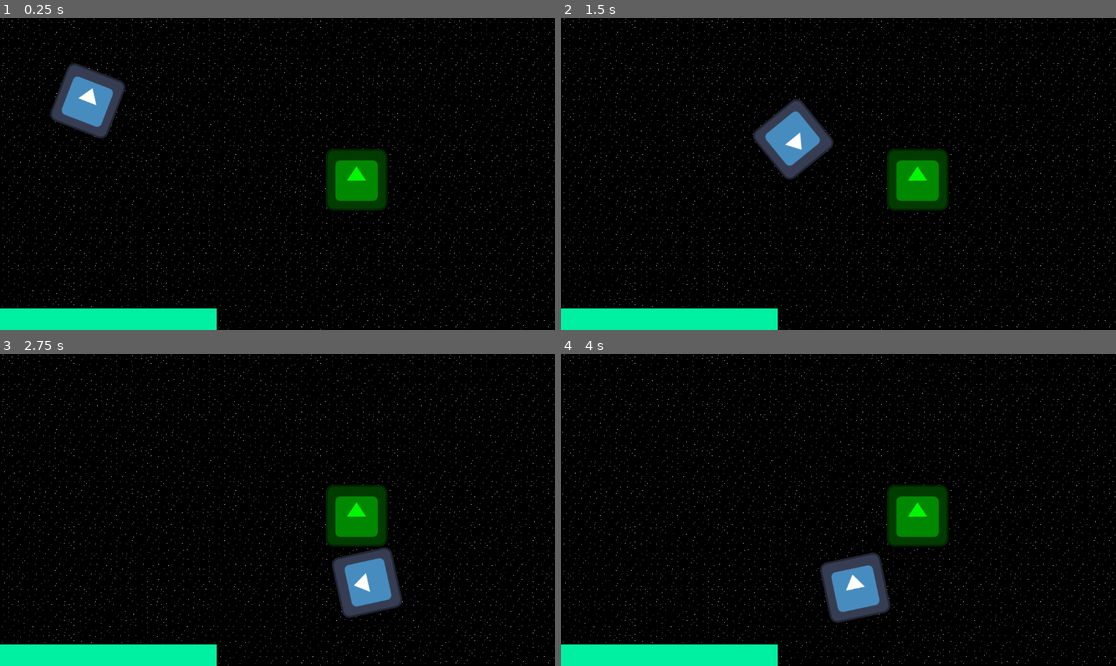
Above: before the commit, frames 1-4 (two rows, left to right).
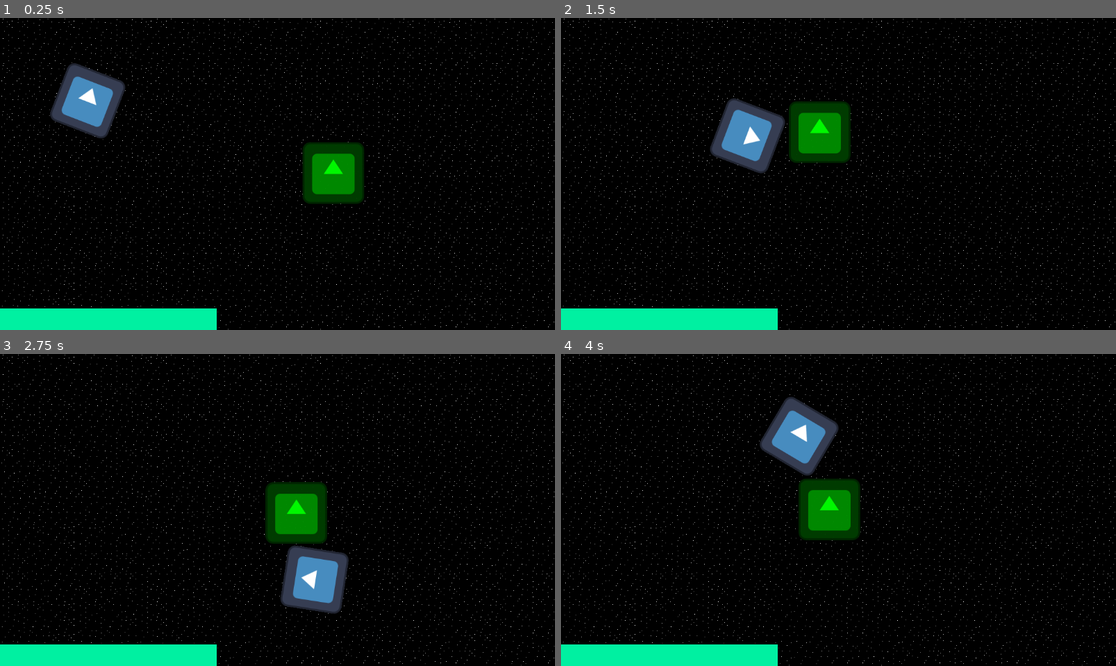
Above: after the commit, the same moments.

Repository: PoloLoveTaco/AstroSurvivor
Game: Godot game, scene res://scenes/test_map.tscn
Same seed, same stepped clock (60 frames per second), same inputs: the game is played once before the commit and once after it. The engine's default icon, where the game draws it, is replaced by a stand-in: a white triangle on a blue panel in a dark square.
Inputs (mouse positions are in pixels of both pictures, inside the frame that each line leads up to):
- Up to frame 1 (0.25 s): no input
- Up to frame 2 (1.5 s): move the mouse to (960, 158) at 0.52 s; hold D (right) 0.53-1.28 s; move the mouse to (727, 189) at 1.27 s; hold S (down) from 1.28 s (still down)
- Up to frame 3 (2.75 s): move the mouse to (333, 441) at 2.02 s; release S (down) at 2.03 s; hold D (right) from 2.03 s (still down)
- Up to frame 4 (4 s): move the mouse to (810, 572) at 2.77 s; release D (right) at 2.78 s; hold W (up) 2.78-3.53 s; move the mouse to (1005, 556) at 3.52 s; hold A (left) from 3.53 s (still down)

The runs differ from the first frame. In frame 1, 2.6% of the frame differs, in the area x 54-70%, y 39-62%; in frame 2, 6.9%; in frame 3, 8.1%; in frame 4, 8.6%, in the area x 35-70%, y 13-87%.

Commit message:
Prend cs

Diff:
--- a/Scripts/ennemy.gd
+++ b/Scripts/ennemy.gd
@@ -1 +1,14 @@
 extends CharacterBody2D
+
+@export var speed = 200
+
+var _target
+
+func _ready() -> void:
+	_target = get_tree().get_nodes_in_group("Player")[0]
+
+func _physics_process(delta: float) -> void:
+	if _target:
+		var direction = (_target.global_position - global_position).normalized()
+		velocity = direction * speed
+		move_and_slide()
--- a/project.godot
+++ b/project.godot
@@ -14,6 +14,10 @@
 run/main_scene="uid://b8kofflg7w03l"
 config/features=PackedStringArray("4.5", "Forward Plus")
 config/icon="res://icon.svg"
+
+[global_group]
+
+Player=""
 
 [input]
 
--- a/scenes/player.tscn
+++ b/scenes/player.tscn
@@ -22,7 +22,7 @@
 bg_color = Color(0, 0.9411765, 0.6313726, 1)
 corner_detail = 6
 
-[node name="Player" type="CharacterBody2D"]
+[node name="Player" type="CharacterBody2D" groups=["Player"]]
 script = ExtResource("1_g2els")
 
 [node name="Sprite2D" type="Sprite2D" parent="."]
--- a/scenes/test_map.tscn
+++ b/scenes/test_map.tscn
@@ -1,7 +1,7 @@
 [gd_scene load_steps=6 format=4 uid="uid://b8kofflg7w03l"]
 
-[ext_resource type="PackedScene" uid="uid://la12skvujt13" path="res://scenes/player.tscn" id="1_6ulkd"]
-[ext_resource type="PackedScene" uid="uid://crjvq200hl46w" path="res://scenes/ennemy.tscn" id="2_fn2sa"]
+[ext_resource type="PackedScene" uid="uid://la12skvujt13" path="res://Scenes/player.tscn" id="1_6ulkd"]
+[ext_resource type="PackedScene" uid="uid://crjvq200hl46w" path="res://Scenes/ennemy.tscn" id="2_fn2sa"]
 [ext_resource type="Texture2D" uid="uid://dk4gf0yvg0jml" path="res://Assets/space_001.png" id="3_57l66"]
 
 [sub_resource type="TileSetAtlasSource" id="TileSetAtlasSource_p21b5"]
